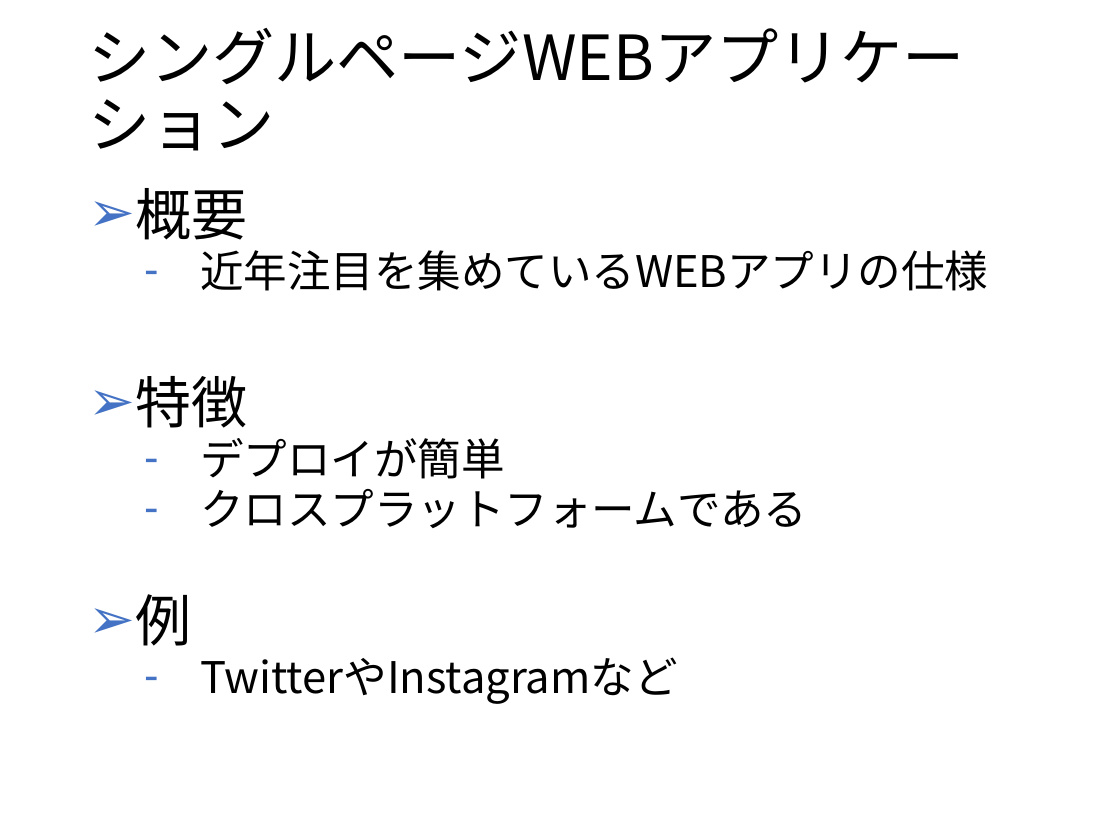
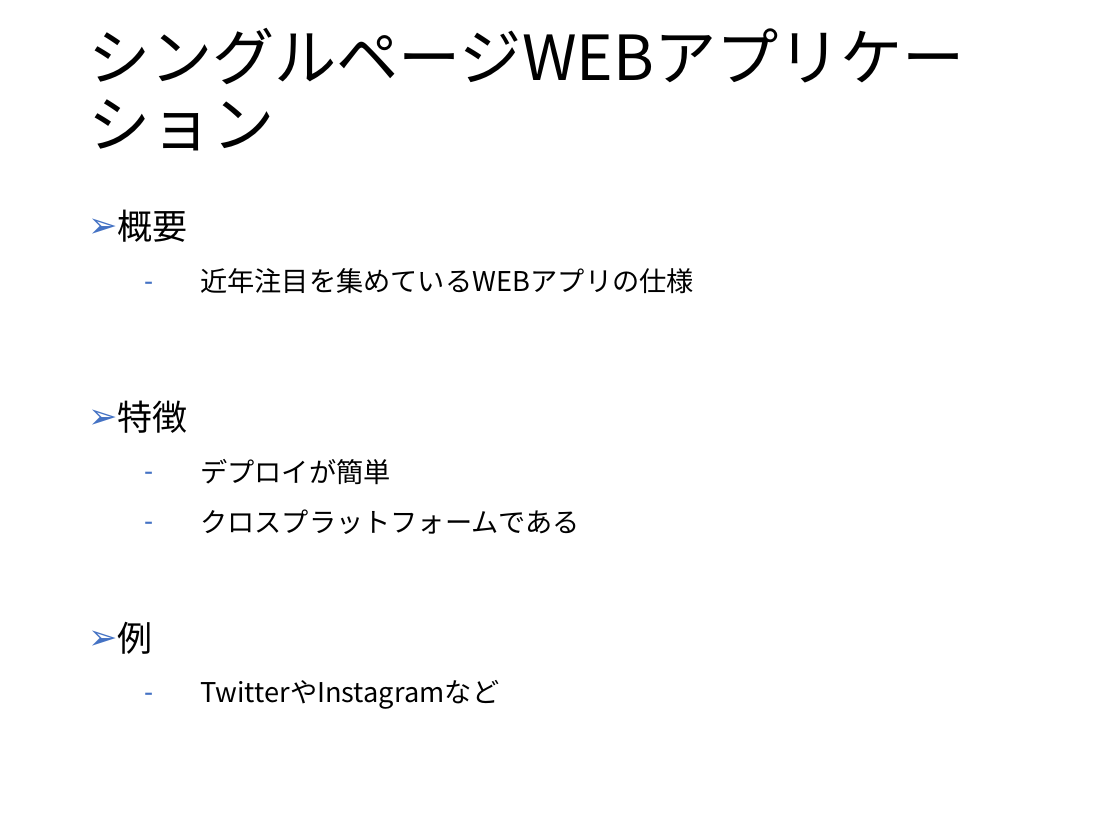
Before and after one commit to kazuwo/kosen-graduation-thesis, a slide deck: slide 16 of 卒業研究発表スライド.pptx (slide 15 before the commit). Drawn at 1120x840 pixels with LibreOffice and Linux fonts; fonts in the diff are those of the drawing. Boxes give left, top, right and bottom in pixels: in the first picture for what was removed or moved away, otherwise in the second. Text is boxed around its words. In the diff, an @@ line names an element or a change of style, - is before the commit and + after.

```diff
--- a/卒業研究発表スライド.pptx
+++ b/卒業研究発表スライド.pptx
@@ text "概要" at (118, 209, 694, 709): size 36 to 22.5 pt in "概要", "特徴", "例"; size 28 to 17.5 pt; line spacing 0.8 to 1.3 @@
```
Also in this commit, not shown: 10 other slides changed, 3 slides added, 2 slides removed.
